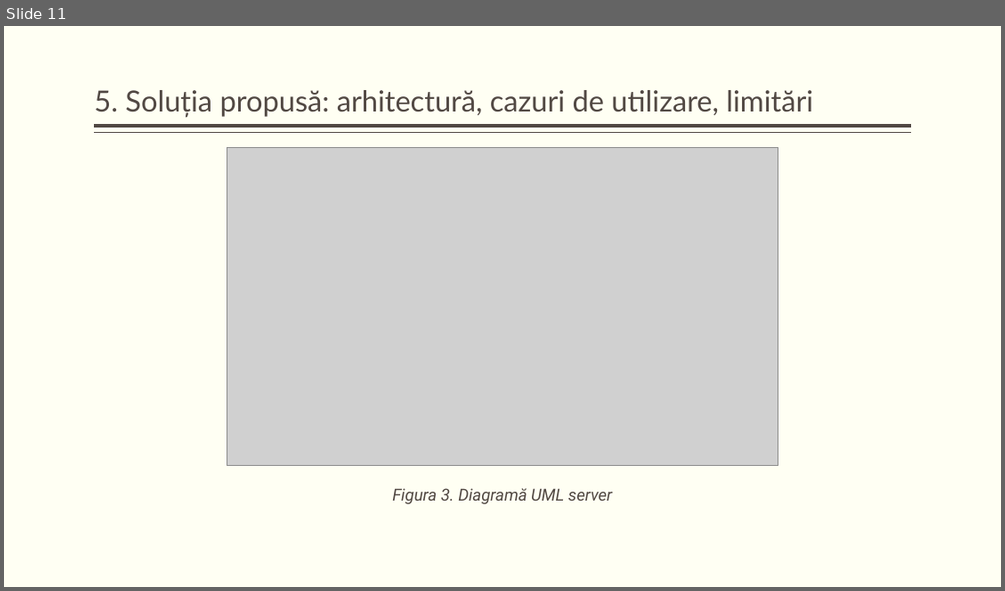
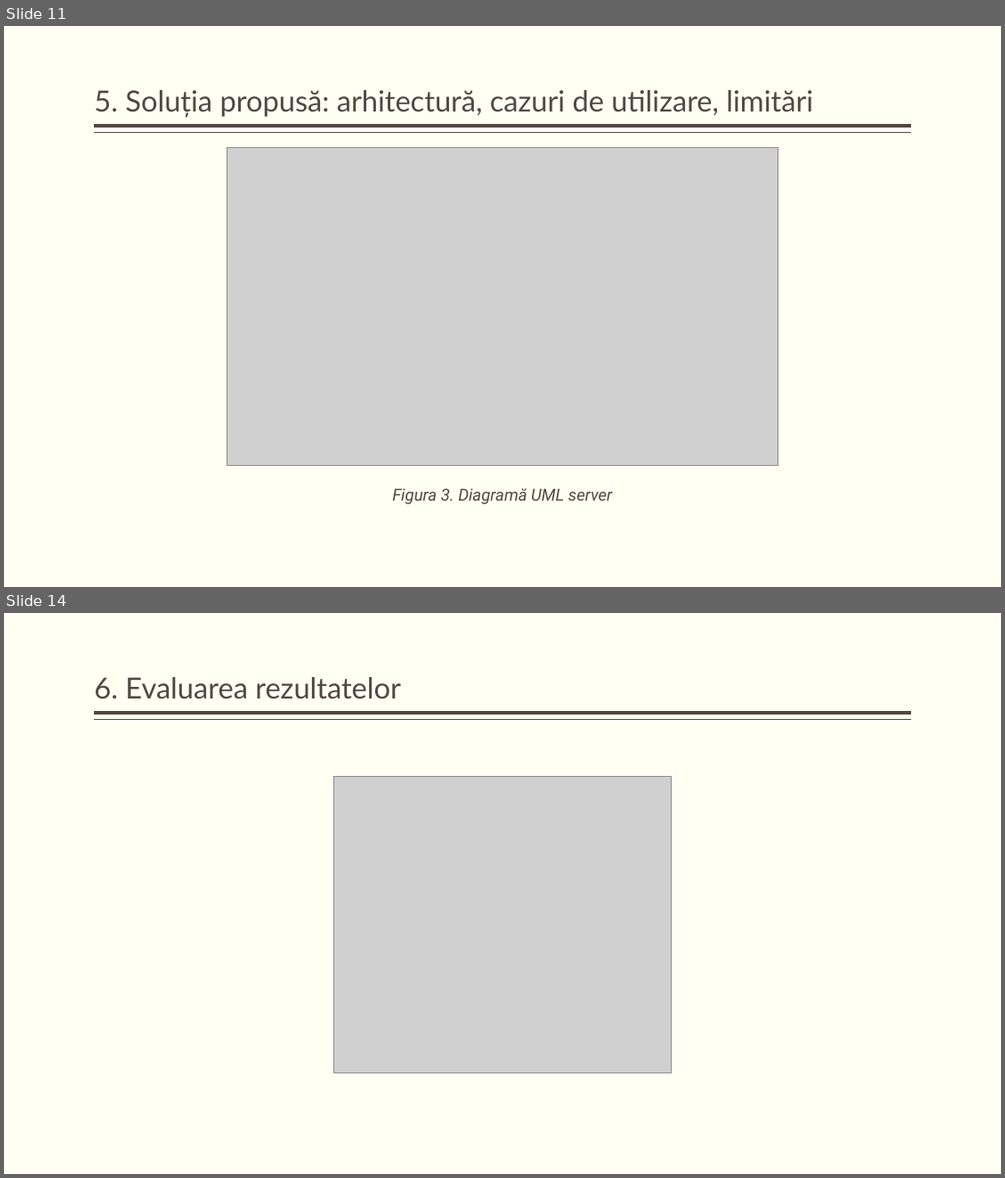
Before and after one commit to KaynRO/Proiect-Licenta, a slide deck: docs/Embedded Devices Malware Detection, Prevention & Centralization.pptx. Shown one above the other, each under a label of ours: slide 11 before the commit, slides 11 and 14 after it; the slides between them are not shown. The pictures are 1005x591 and 1005x1178 pixels, drawn with LibreOffice and Linux fonts; fonts in the diff are those of the drawing; grey boxes stand for pictures. Boxes give left, top, right and bottom in pixels: in the first picture for what was removed or moved away, otherwise in the second. Text is boxed around its words. In the diff, an @@ line names an element or a change of style, - is before the commit and + after.

```diff
--- a/docs/Embedded Devices Malware Detection, Prevention & Centralization.pptx
+++ b/docs/Embedded Devices Malware Detection, Prevention & Centralization.pptx
@@ slide 14 added at [4, 613, 1001, 1174], background #FFFFF3; not listed: 2 template elements that a slide beside it also shows @@
@@ title added at [94, 677, 401, 699], 28 pt, text #514843 @@
+6. Evaluarea rezultatelor
@@ picture added at [334, 777, 671, 1073] @@
```
Also in this commit, not shown: 1 slide changed, 5 other slides added, 1 slide removed.
